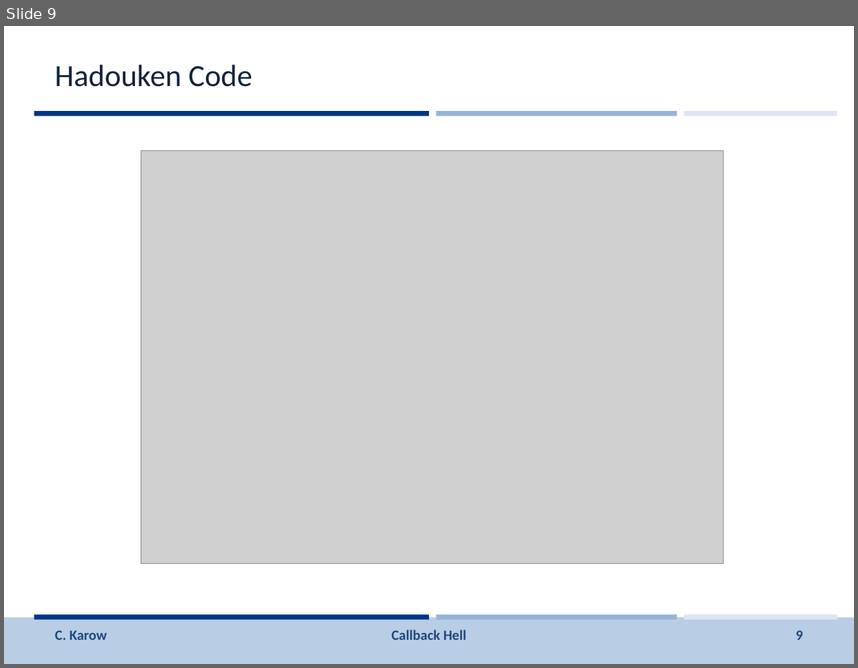
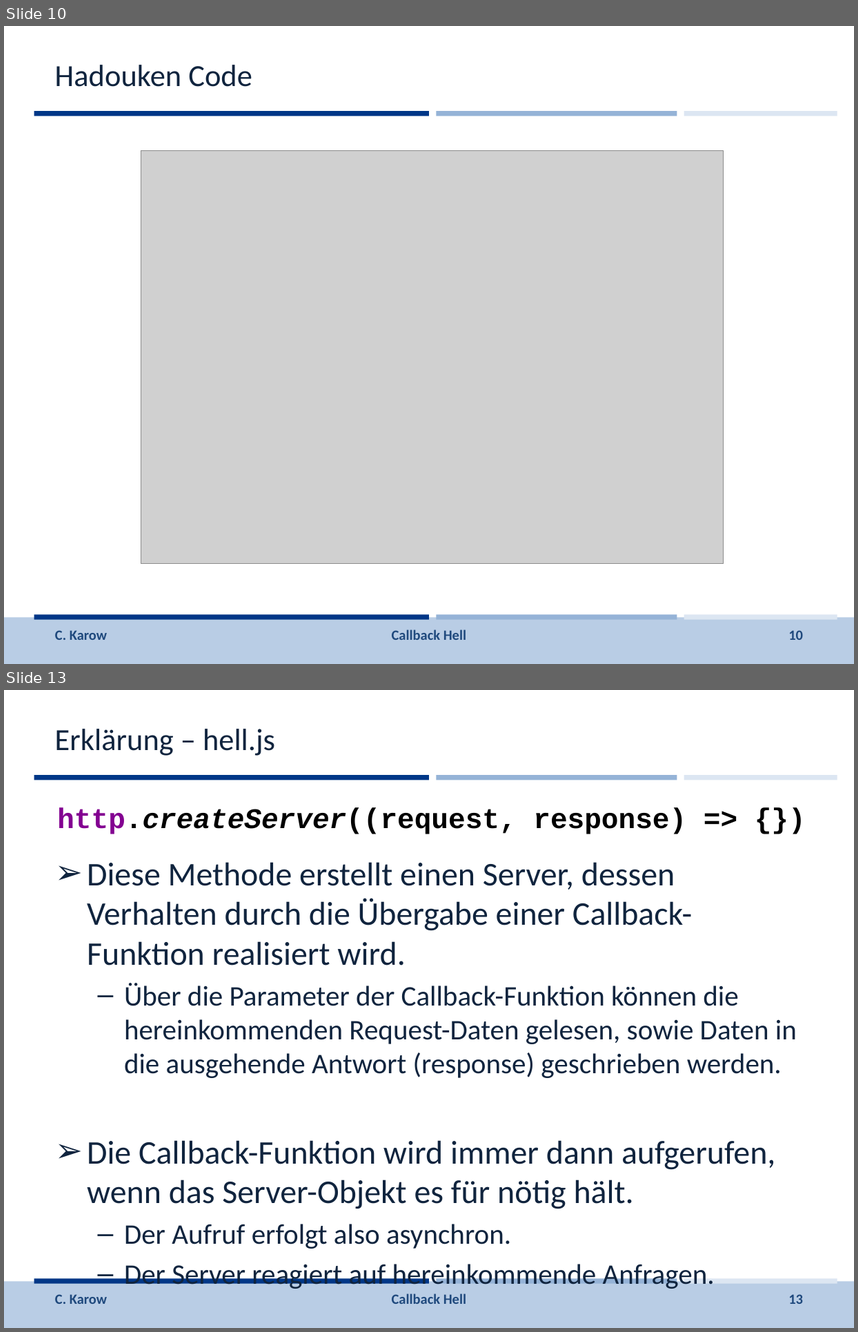
Before and after one commit to johbra/Reaktive-Programmierung, a slide deck: Vorlesung/Folien/CallbackHell.pptx. Shown one above the other, each under a label of ours: slide 9 before the commit, slides 10 and 13 after it; the slides between them are not shown. The pictures are 858x668 and 858x1332 pixels, drawn with LibreOffice and Linux fonts; fonts in the diff are those of the drawing; grey boxes stand for pictures; background and template pictures are left out. Boxes give left, top, right and bottom in pixels: in the first picture for what was removed or moved away, otherwise in the second. Text is boxed around its words. In the diff, an @@ line names an element or a change of style, - is before the commit and + after.

```diff
--- a/Vorlesung/Folien/CallbackHell.pptx
+++ b/Vorlesung/Folien/CallbackHell.pptx
@@ slide 13 added at (4,690,854,1328), background #FFFFFF; not listed: 7 template elements that a slide beside it also shows @@
@@ title added at (55,729,275,756), 26 pt, text #0F243E @@
+Erklärung – hell.js
@@ text added at (57,808,686,834), 24 pt, text #000000, bold @@
+http.createServer((request, response) => {})
@@ text added at (87,862,797,1248), 24 pt, text #0F243E @@
+➢ Diese Methode erstellt einen Server, dessen Verhalten durch die Übergabe einer Callback-Funktion realisiert wird.
+  – Über die Parameter der Callback-Funktion können die hereinkommenden Request-Daten gelesen, sowie Daten in die ausgehende Antwort (response) geschrieben werden.
+➢ Die Callback-Funktion wird immer dann aufgerufen, wenn das Server-Objekt es für nötig hält.
+  – Der Aufruf erfolgt also asynchron.
+  – Der Server reagiert auf hereinkommende Anfragen.
@@ text added at (55,1294,107,1303), 12 pt, text #1F497D @@
+C. Karow
@@ text added at (392,1293,466,1303), 12 pt, text #1F497D @@
+Callback Hell
@@ page number added at (789,1294,803,1303), 12 pt, text #1F497D @@
+13
@@ what was slide 9 is now slide 10 @@
@@ page number at (789,630,803,639): text changed @@
-9
+10
```
Also in this commit, not shown: 7 slides changed, 10 other slides added, 3 other files.
